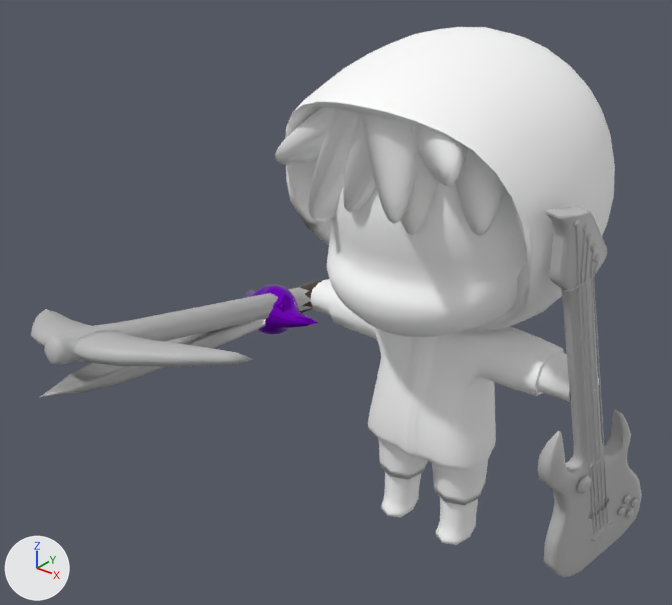
The FBX model Assets/Animations/ZendAnimations/HeavySwing.fbx, before and after one commit.
Both versions are drawn from a camera (50 mm lens) standing at (1.032, -1.74, 1.579) and looking at (-0.168, -0.24, 0.649). The axes (+X, +Y, +Z) are drawn at lower left. The lights are the same throughout. Where no turn or scale is listed for an object, it has been applied to the vertices. Vertices at the same position are counted once.

In view in the first picture: 'Body', 'Hair', 'PickAxe:pCube1', 'demonSword1', 'pCube4'.
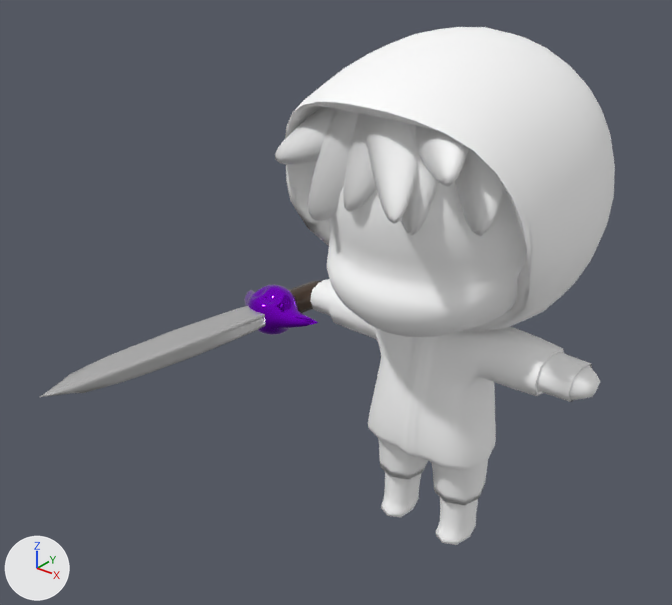
Where the change shows, as pixel boxes (x1, y1, x2, y2) in the pictures (672 x 605 px):
'pCube4', deleted
    before: (537, 207, 642, 578)
'PickAxe:pCube1', deleted
    before: (31, 287, 312, 367)
part 1 of me_mesh_003, shading changed
    both: (275, 107, 505, 236)

Edits to the bpy script that builds the scene:
```text
Change me_mesh_003:
    where me_mesh_003.from_pydata(...)  # 776 vertices, 704 faces; spans x -0.196..0.305, y -0.403..-0.062, z 0.868..1.197
    used by ob_hair; location = (-0.068, -0.008, 0.0)
    me_mesh_003 part 1: edges marked sharp go from 128 to 0
Remove ob_pcube4:
    ob_pcube4 = bpy.data.objects.new('pCube4', me_mesh)
    ob_pcube4.location = (0.386, -0.07, 0.519)
Remove ob_pickaxe_pcube1:
    ob_pickaxe_pcube1 = bpy.data.objects.new('PickAxe:pCube1', me_mesh_002)
    ob_pickaxe_pcube1.location = (-0.407, -0.407, 0.601)
```
